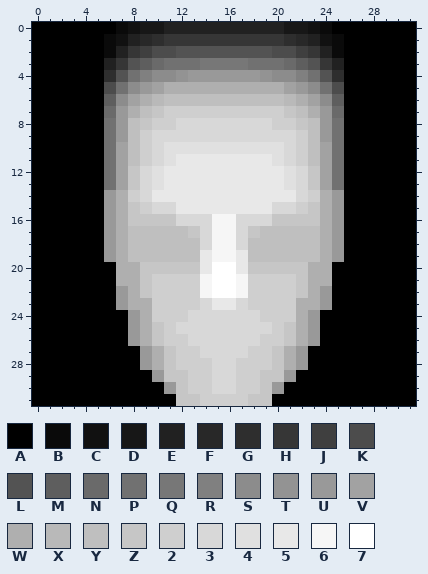
Two versions of one pixel-art sprite, characters/male1/head/front.png. This is how it looked before the edit.
The file is 32x32 pixels. Colours within 5 levels of each other are drawn and written as one.
Palette (. is transparent): A #000000  B #0a0a0a  C #111111  D #171717  E #212121  F #282828  G #2e2e2e  H #363636  J #3f3f3f  K #4c4c4c  L #535353  M #5e5e5e  N #6a6a6a  P #717171  Q #777777  R #808080  S #8c8c8c  T #939393  U #999999  V #a2a2a2  W #afafaf  X #b9b9b9  Y #bfbfbf  Z #c6c6c6  2 #cfcfcf  3 #d8d8d8  4 #e0e0e0  5 #e8e8e8  6 #f6f6f6  7 #ffffff
Pixels before, first column x 0:
 0 AAAAAAABCDDEEEEEEEEEEDDCBAAAAAAA
 1 AAAAAABCEFGHHHHHHHHHHGFECBAAAAAA
 2 AAAAAABEHJKKLLLLLLLLKKJHEBAAAAAA
 3 AAAAAAEHLMNPPPQQQQPPPNMLHEAAAAAA
 4 AAAAAAGLPRSSTUUUUUUTSSRPLGAAAAAA
 5 AAAAAAKPSUVWWWWWWWWWWVUSPKAAAAAA
 6 AAAAAAMSVWXYYYYYYYYYYXWVSMAAAAAA
 7 AAAAAANUWYZ2222222222ZYWUNAAAAAA
 8 AAAAAAPUYZ223333333322ZYUPAAAAAA
 9 AAAAAAPUY23333333333332YUPAAAAAA
10 AAAAAAPVY23444444444432YVPAAAAAA
11 AAAAAAPVY23455555555432YVPAAAAAA
12 AAAAAAPVZ34555555555543ZVPAAAAAA
13 AAAAAAPVZ34555555555543ZVPAAAAAA
14 AAAAAAUW2355555555555532WUAAAAAA
15 AAAAAAUWZ23355555555332ZWUAAAAAA
16 AAAAAAUWZZZZ33366333ZZZZWUAAAAAA
17 AAAAAAUWYYYYYZ3663ZYYYYYWUAAAAAA
18 AAAAAAUWYYYYYY3663YYYYYYWUAAAAAA
19 AAAAAAUWYYYYYY5665YYYYYYWUAAAAAA
20 AAAAAAAWWZZZZZ5775ZZZZZWWAAAAAAA
21 AAAAAAAWWZ222267762222ZWWAAAAAAA
22 AAAAAAAUWZ222267762222ZWUAAAAAAA
23 AAAAAAAUWW222235532222WWUAAAAAAA
24 AAAAAAAAUW222333333222WUAAAAAAAA
25 AAAAAAAAUWZ2333333332ZWUAAAAAAAA
26 AAAAAAAAUWZ2233333322ZWUAAAAAAAA
27 AAAAAAAAAUWZ22333322ZWUAAAAAAAAA
28 AAAAAAAAAUWZ22233222ZWUAAAAAAAAA
29 AAAAAAAAAAUZZ223322ZZUAAAAAAAAAA
30 AAAAAAAAAAAUZ223322ZUAAAAAAAAAAA
31 AAAAAAAAAAAAZZ2222ZZAAAAAAAAAAAA
New version:
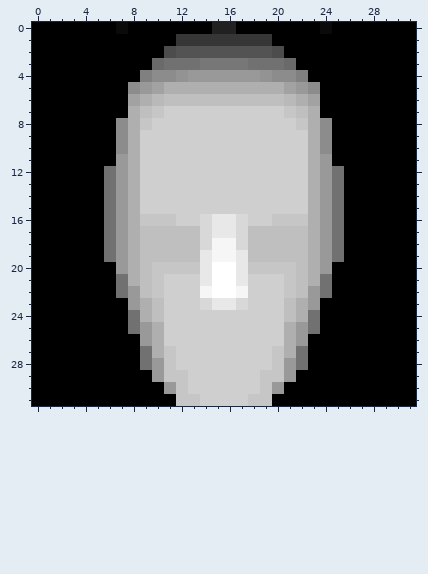
Change:
Changed rows in their new state; - is an unchanged pixel.
first column x 6:
 0 --AAAAAAA--AAAAAAA--
 1 AAAAAA--------AAAAAA
 2 AAAAA----------AAAAA
 3 AAAA------------AAAA
 4 AAA--------------AAA
 5 AA----------------AA
 6 AA----------------AA
 7 AA----------------AA
 8 ASW---22222222---WSA
 9 ASW-222222222222-WSA
10 ASW-222222222222-WSA
11 AUW-222222222222-WUA
12 -UW22222222222222WU-
13 -UW22222222222222WU-
14 PUW22222222222222WUP
15 PUW-222222222222-WUP
16 PUW---22-55-22---WUP
17 PUW----Y-55-Y----WUP
18 PUW--------------WUP
19 PUW--------------WUP
20 -U-Y------------Y-U-
21 -P-YZ---5--5---ZY-P-
22 -PUYZ----------ZYUP-
23 -AU-Y----------Y-UA-
24 --P-Y--222222--Y-P--
25 --PUW-22222222-WUP--
26 --AUW--222222--WUA--
27 ---P----2222----P---
28 ---PU----22----UP---
29 ---------22---------
30 ---------22---------
